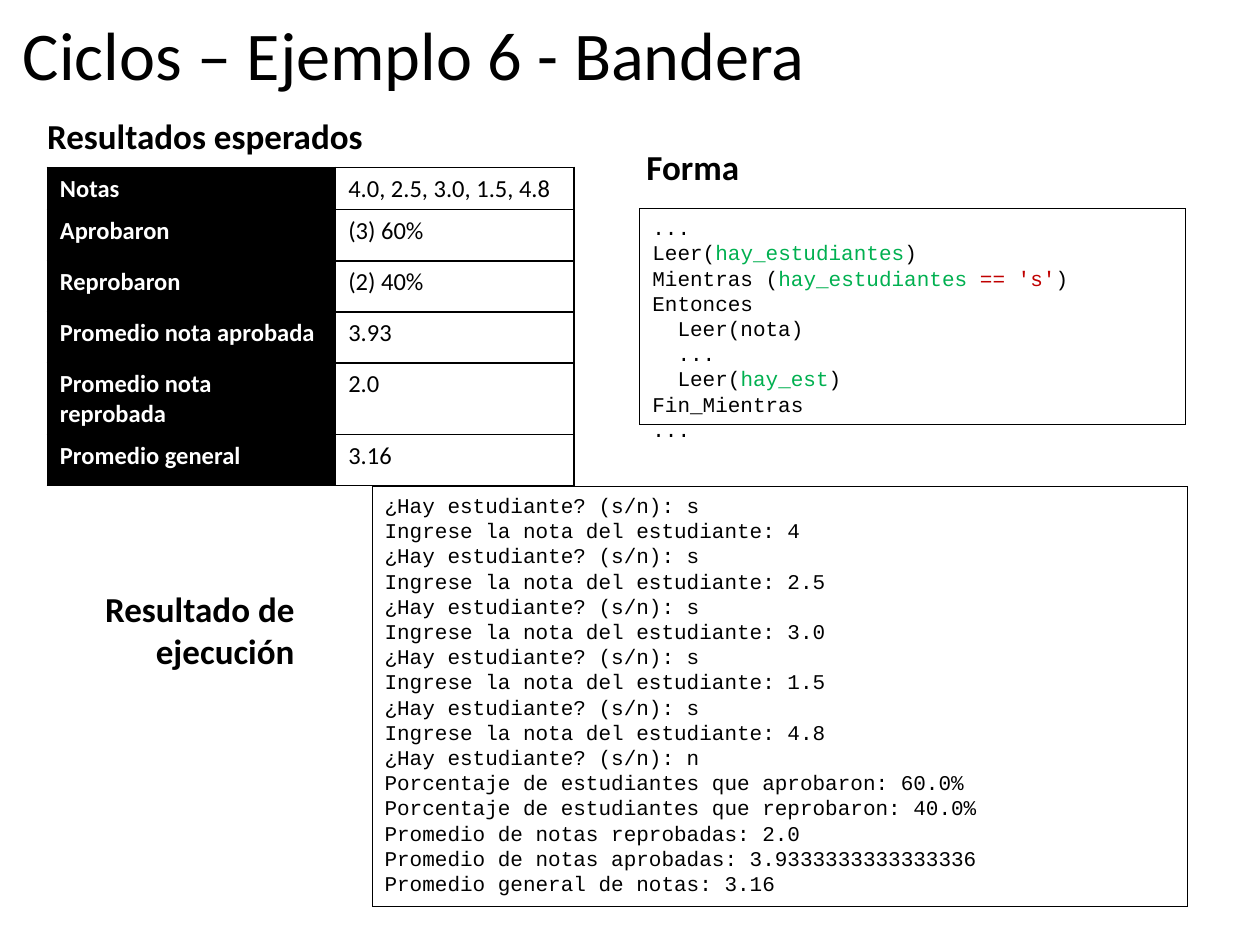
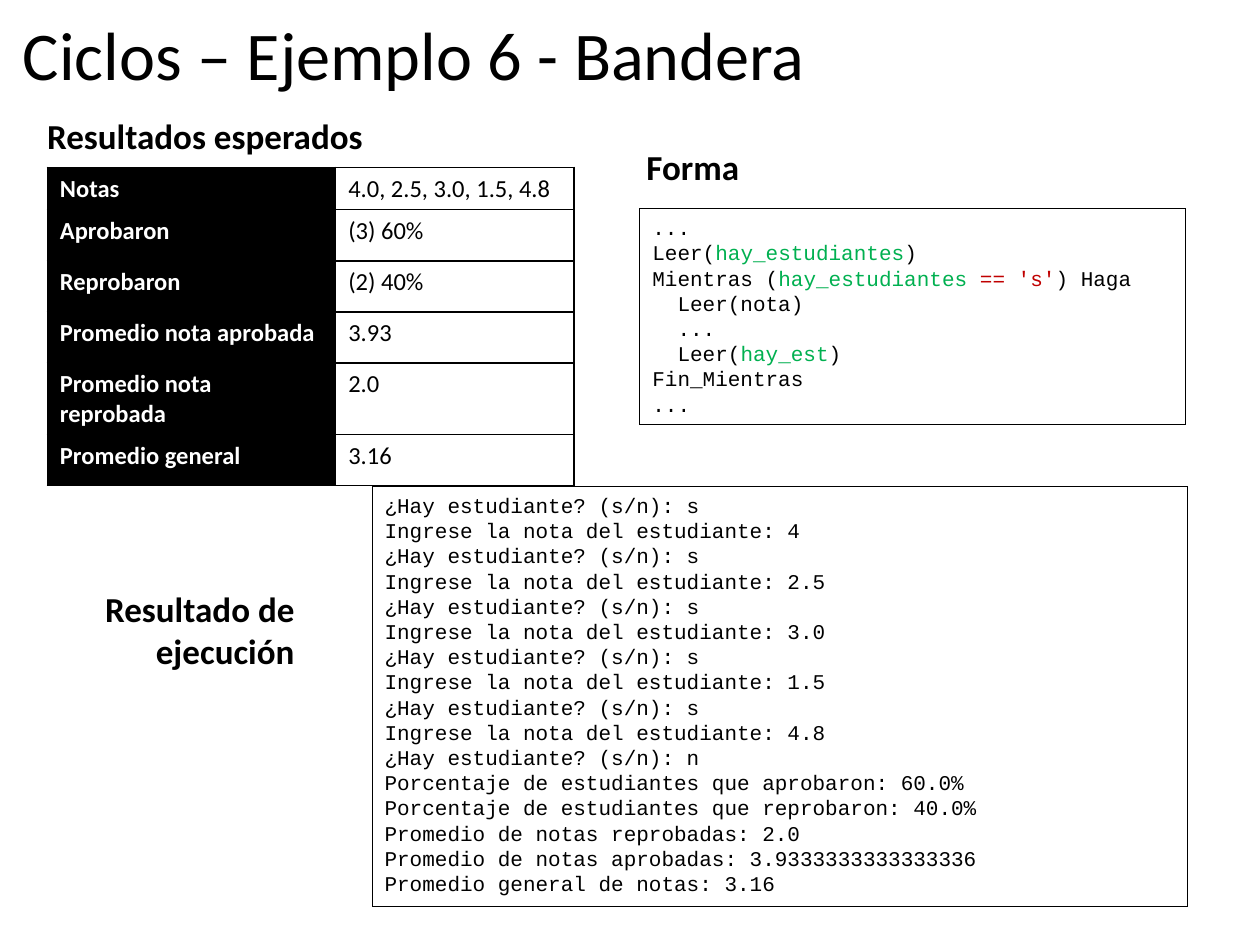
Before and after one commit to algoritmos-UdeA/logica1-20262, a slide deck: slide 57 of clases/7/teoria/clase-07.pptx. Drawn at 1260x945 pixels with LibreOffice and Linux fonts; fonts in the diff are those of the drawing. Boxes give left, top, right and bottom in pixels: in the first picture for what was removed or moved away, otherwise in the second. Text is boxed around its words. In the diff, an @@ line names an element or a change of style, - is before the commit and + after.

```diff
--- a/clases/7/teoria/clase-07.pptx
+++ b/clases/7/teoria/clase-07.pptx
@@ text in rectangle at [652,271,1131,291]: text changed; text colour #000000 to #00B050 @@
-Mientras (hay_estudiantes == 's') Entonces
+Mientras (hay_estudiantes == 's') Haga
```
Also in this commit, not shown: 2 other slides changed, 6 other files.
